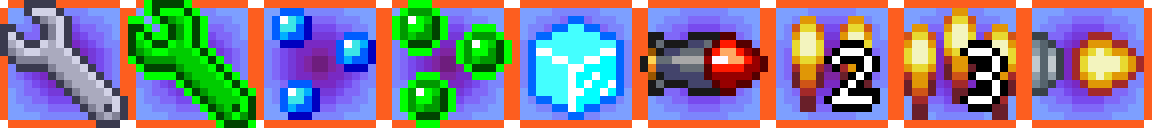
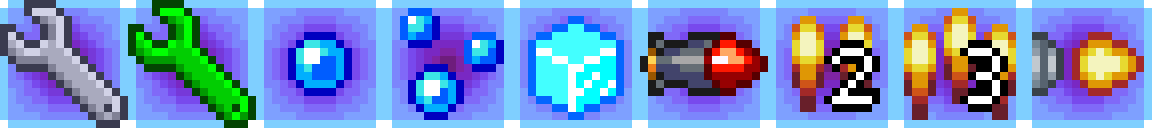
Two versions of the same layered image (1152 × 128). Layer-by-layer changes:
painted on "bonus.png" over [128, 0, 512, 128]
painted on "Calque" over [0, 0, 1152, 128]
